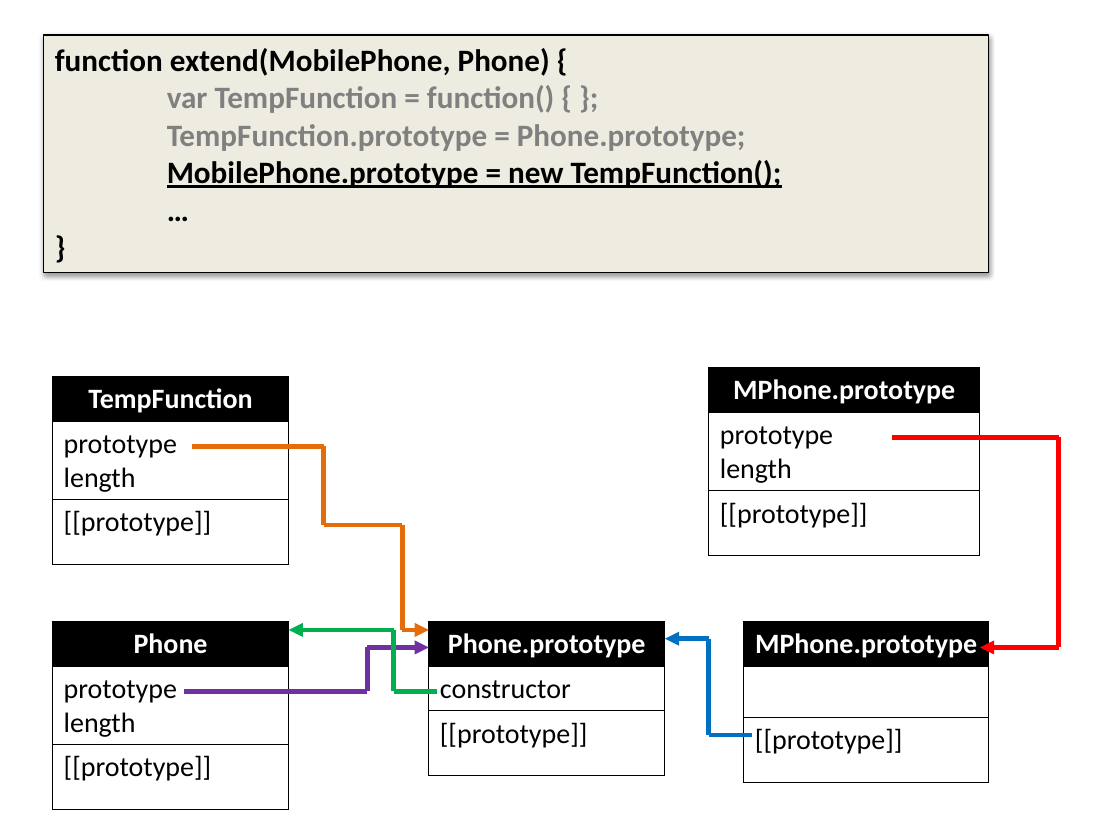
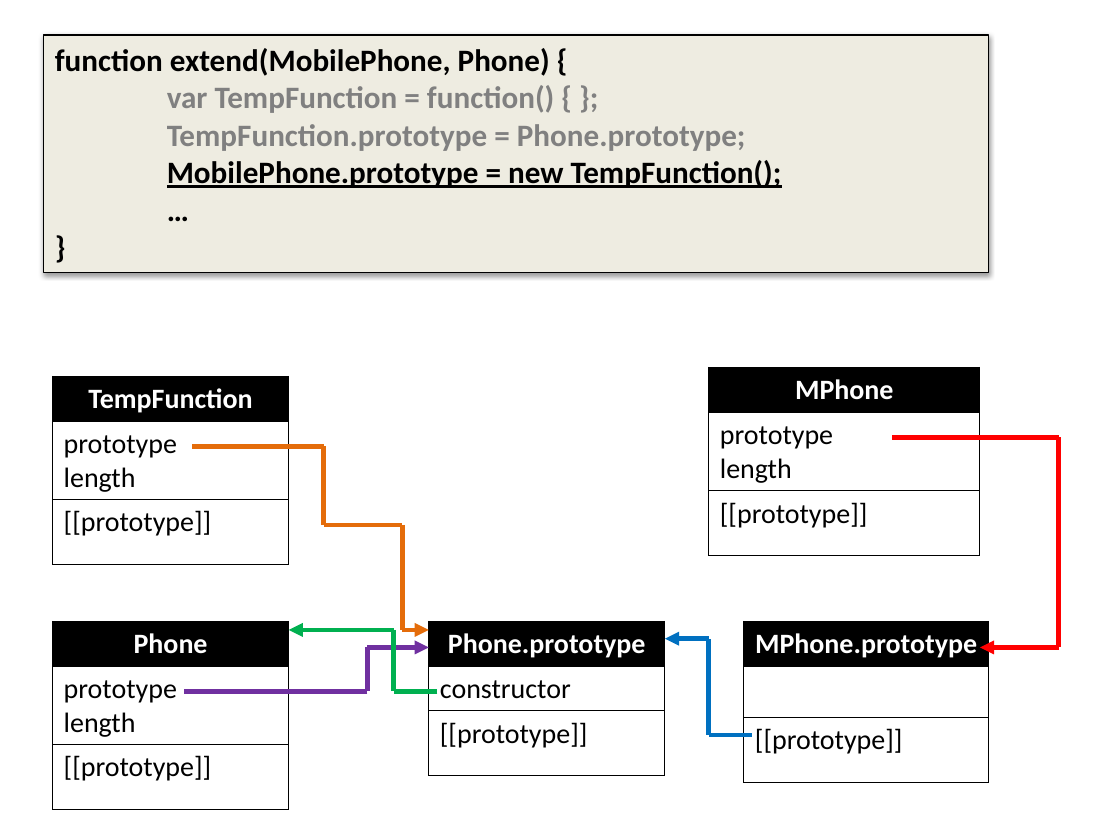
Before and after one commit to dzmitry-varabei/front-end-course, a slide deck: slide 35 of inheritance-in-javascript/Inheritance.pptx. Drawn at 1120x840 pixels with LibreOffice and Linux fonts; fonts in the diff are those of the drawing. Boxes give left, top, right and bottom in pixels: in the first picture for what was removed or moved away, otherwise in the second. Text is boxed around its words. In the diff, an @@ line names an element or a change of style, - is before the commit and + after.

```diff
--- a/inheritance-in-javascript/Inheritance.pptx
+++ b/inheritance-in-javascript/Inheritance.pptx
@@ table at [709,367,980,556] @@
-row 1, column 1: MPhone.prototype
+row 1, column 1: MPhone
```
Also in this commit, not shown: 4 other slides changed, 4 other files.
